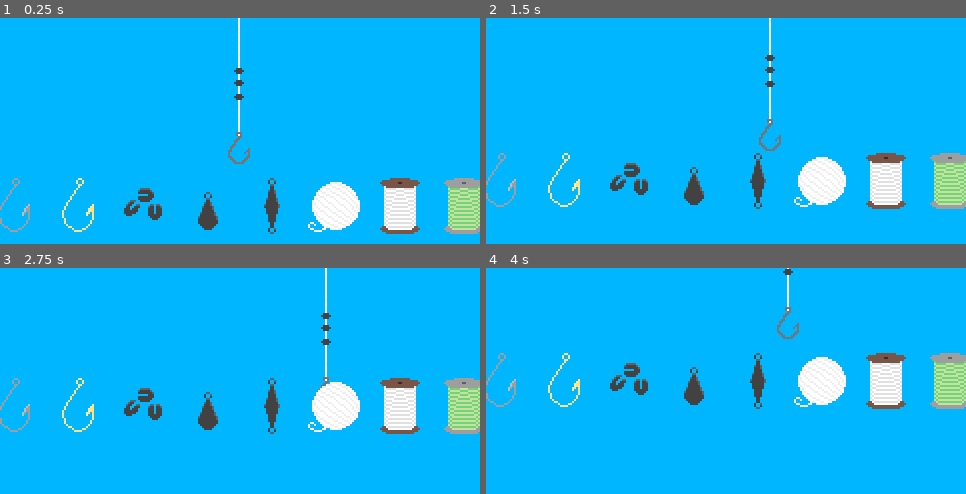
Above: before the commit, frames 1-4 (two rows, left to right).
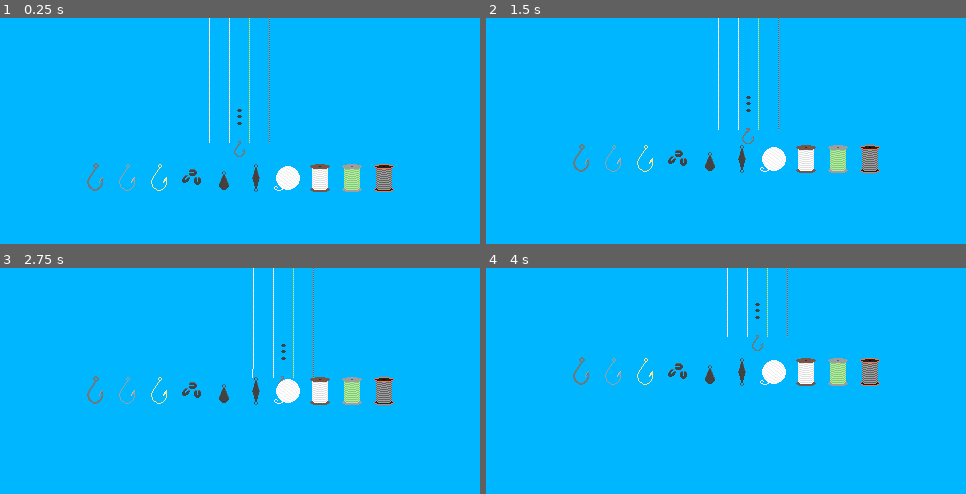
Above: after the commit, the same moments.

Repository: RaddiZeCat/HookLineAndSinkerGodot
Game: Godot game, scene res://Maps/ocean_scene.tscn
Two runs of this game, one before a commit and one after it. Both use one fixed random seed, a clock stepped at 60 frames per second and the inputs below.
Inputs:
- Up to frame 1 (0.25 s): no input
- Up to frame 2 (1.5 s): hold D (move_right) 0.53-1.28 s; hold S (move_down) from 1.28 s (still down)
- Up to frame 3 (2.75 s): release S (move_down) at 2.03 s; hold D (move_right) from 2.03 s (still down)
- Up to frame 4 (4 s): release D (move_right) at 2.78 s; hold W (move_up) 2.78-3.53 s; hold A (move_left) from 3.53 s (still down)

The runs differ from the first frame. In frame 1, 9.6% of the frame differs, in the area x 0-100%, y 0-96%; in frame 2, 9.3%; in frame 3, 8.8%; in frame 4, 8.4%.

Commit message:
Hook Change Preset

Diff:
--- /dev/null
+++ b/Code/globals.gd
@@ -0,0 +1,5 @@
+extends Node
+
+var hook_state
+var line_state
+var sinker_state
--- a/Code/hook.gd
+++ b/Code/hook.gd
@@ -1,6 +1,48 @@
 extends CharacterBody2D
 
 @export var speed:float = 30
+@onready var hook = $HookSprite2D
+@onready var line = $Control/HBoxContainer
+@onready var sinker = $SinkerSprite2D
+
+enum Hook{IRON,ALUMINIUM,BRONCE}
+enum Line{STRING,NORMAL,HIGHTEST,REINFORCED}
+enum Sinker{SPLITSHOT,DIPSEY,DIAMOND}
+var hook_sprite = Hook.IRON
+var line_sprite = Line.STRING
+var sinker_sprite = Sinker.SPLITSHOT
+
+
+func _rerady():
+	match hook_sprite:
+		Hook.IRON:
+			hook.frame(0)
+		Hook.ALUMINIUM:
+			hook.frame(1)
+		Hook.BRONCE:
+			hook.frame(2)
+
+	match line_sprite:
+		Line.STRING:
+			$Control/HBoxContainer/TextureRect.visibile = true
+			$Control/HBoxContainer/TextureRect2.visible = false
+			$Control/HBoxContainer/TextureRect3.visible = false
+			$Control/HBoxContainer/TextureRect4.visible = false
+		Line.NORMAL:
+			pass
+		Line.HIGHTEST:
+			pass
+		Line.REINFORCED:
+			pass
+
+	match sinker_sprite:
+		Sinker.SPLITSHOT:
+			sinker.frame(3)
+		Sinker.DIPSEY:
+			sinker.frame(4)
+		Sinker.DIAMOND:
+			sinker.frame(5)
+
 
 func _physics_process(delta):
 	var input_horizontal = Input.get_axis("move_left","move_right")
--- a/Maps/ocean_scene.gd
+++ b/Code/ocean_scene.gd
@@ -1,8 +1,9 @@
 extends Node2D
 
-@export var speed = 10
+@export var speed = 15
 @onready var surface_position = global_position
 @onready var DepthCharge = $DepthCharge
+@onready var hook_empty = true
 
 enum State{SINKING,RISING}
 var state = State.SINKING
@@ -12,7 +13,10 @@
 	match state:
 		State.SINKING:
 			DepthCharge.position.y +=1*speed*delta
-			print(DepthCharge.position)
 		State.RISING:
 			DepthCharge.position.y -=1*speed*delta
-			print(DepthCharge.position)
+
+	if hook_empty:
+		State.SINKING
+	else:
+		State.RISING
--- a/Maps/ocean_scene.tscn
+++ b/Maps/ocean_scene.tscn
@@ -1,7 +1,7 @@
 [gd_scene load_steps=4 format=3 uid="uid://b731hj45s5ovf"]
 
 [ext_resource type="PackedScene" uid="uid://ckwjt14nv403b" path="res://Prefabs/hook.tscn" id="1_32uxd"]
-[ext_resource type="Script" path="res://Maps/ocean_scene.gd" id="1_i2hc8"]
+[ext_resource type="Script" path="res://Code/ocean_scene.gd" id="1_i2hc8"]
 [ext_resource type="Texture2D" uid="uid://cod44hi0bfxq6" path="res://Assets/EquipmentUI.png" id="3_x74wd"]
 
 [node name="OceanScene" type="Node2D"]
@@ -13,7 +13,6 @@
 
 [node name="Camera2D" type="Camera2D" parent="."]
 position = Vector2(120, 68)
-zoom = Vector2(2, 2)
 
 [node name="DepthCharge" type="RigidBody2D" parent="."]
 collision_layer = 0
--- a/Prefabs/clownfish.tscn
+++ b/Prefabs/clownfish.tscn
@@ -44,6 +44,8 @@
 radius = 5.0
 
 [node name="Clownfish" type="CharacterBody2D"]
+collision_layer = 4
+collision_mask = 3
 
 [node name="Sprite2D" type="Sprite2D" parent="."]
 texture = ExtResource("1_ejp1k")
--- a/Prefabs/hook.tscn
+++ b/Prefabs/hook.tscn
@@ -1,62 +1,61 @@
-[gd_scene load_steps=4 format=3 uid="uid://ckwjt14nv403b"]
+[gd_scene load_steps=8 format=3 uid="uid://ckwjt14nv403b"]
 
 [ext_resource type="Script" path="res://Code/hook.gd" id="1_be7q1"]
 [ext_resource type="Texture2D" uid="uid://p6jjr1rfjeu6" path="res://Assets/PlayerSprites.png" id="1_ff007"]
+[ext_resource type="Texture2D" uid="uid://dupyypotvi7ya" path="res://Assets/Line1.png" id="2_lmbl6"]
+[ext_resource type="Texture2D" uid="uid://gbsujfj5h1a1" path="res://Assets/Line2.png" id="3_7fapv"]
+[ext_resource type="Texture2D" uid="uid://bui8dn4n1quc4" path="res://Assets/Line3.png" id="4_qgqbx"]
+[ext_resource type="Texture2D" uid="uid://cpywxwdjk1kh7" path="res://Assets/Line4.png" id="5_r11g6"]
 
 [sub_resource type="CapsuleShape2D" id="CapsuleShape2D_rudgo"]
 radius = 6.0
 height = 16.0
 
 [node name="Hook" type="CharacterBody2D"]
+collision_layer = 2
+collision_mask = 5
 script = ExtResource("1_be7q1")
 
-[node name="LineSprite2D" type="Sprite2D" parent="."]
-position = Vector2(0, -14)
-texture = ExtResource("1_ff007")
-hframes = 10
-frame = 6
+[node name="Control" type="Control" parent="."]
+layout_mode = 3
+anchors_preset = 0
+offset_right = 40.0
+offset_bottom = 40.0
 
-[node name="LineSprite2D2" type="Sprite2D" parent="LineSprite2D"]
-position = Vector2(0, -16)
-texture = ExtResource("1_ff007")
-hframes = 10
-frame = 6
+[node name="HBoxContainer" type="HBoxContainer" parent="Control"]
+clip_contents = true
+layout_mode = 1
+anchors_preset = -1
+anchor_left = 0.5
+anchor_right = 0.5
+anchor_bottom = 0.5
+offset_left = -28.0
+offset_top = -343.0
+offset_right = -12.0
+offset_bottom = -26.0
+grow_horizontal = 2
+grow_vertical = 2
+size_flags_vertical = 3
 
-[node name="LineSprite2D3" type="Sprite2D" parent="LineSprite2D"]
-position = Vector2(0, -32)
-texture = ExtResource("1_ff007")
-hframes = 10
-frame = 6
+[node name="TextureRect" type="TextureRect" parent="Control/HBoxContainer"]
+layout_mode = 2
+texture = ExtResource("2_lmbl6")
+stretch_mode = 1
 
-[node name="LineSprite2D4" type="Sprite2D" parent="LineSprite2D"]
-position = Vector2(0, -48)
-texture = ExtResource("1_ff007")
-hframes = 10
-frame = 6
+[node name="TextureRect2" type="TextureRect" parent="Control/HBoxContainer"]
+layout_mode = 2
+texture = ExtResource("3_7fapv")
+stretch_mode = 1
 
-[node name="LineSprite2D5" type="Sprite2D" parent="LineSprite2D"]
-position = Vector2(0, -64)
-texture = ExtResource("1_ff007")
-hframes = 10
-frame = 6
+[node name="TextureRect3" type="TextureRect" parent="Control/HBoxContainer"]
+layout_mode = 2
+texture = ExtResource("4_qgqbx")
+stretch_mode = 1
 
-[node name="LineSprite2D6" type="Sprite2D" parent="LineSprite2D"]
-position = Vector2(0, -80)
-texture = ExtResource("1_ff007")
-hframes = 10
-frame = 6
-
-[node name="LineSprite2D7" type="Sprite2D" parent="LineSprite2D"]
-position = Vector2(0, -96)
-texture = ExtResource("1_ff007")
-hframes = 10
-frame = 6
-
-[node name="LineSprite2D8" type="Sprite2D" parent="LineSprite2D"]
-position = Vector2(0, -112)
-texture = ExtResource("1_ff007")
-hframes = 10
-frame = 6
+[node name="TextureRect4" type="TextureRect" parent="Control/HBoxContainer"]
+layout_mode = 2
+texture = ExtResource("5_r11g6")
+stretch_mode = 1
 
 [node name="HookSprite2D" type="Sprite2D" parent="."]
 texture = ExtResource("1_ff007")
--- a/project.godot
+++ b/project.godot
@@ -14,6 +14,10 @@
 run/main_scene="res://Maps/ocean_scene.tscn"
 config/features=PackedStringArray("4.2", "Forward Plus")
 config/icon="res://icon.svg"
+
+[autoload]
+
+Globals="*res://Code/globals.gd"
 
 [display]
 
@@ -48,6 +52,12 @@
 ]
 }
 
+[layer_names]
+
+2d_physics/layer_1="World"
+2d_physics/layer_2="Hook"
+2d_physics/layer_3="Fish"
+
 [rendering]
 
 textures/canvas_textures/default_texture_filter=0
Binary file added: Assets/Line1.png
Not shown, added: Assets/Line1.png.import
Binary file added: Assets/Line2.png
Not shown, added: Assets/Line2.png.import
Binary file added: Assets/Line3.png
Not shown, added: Assets/Line3.png.import
Binary file added: Assets/Line4.png
Not shown, added: Assets/Line4.png.import
